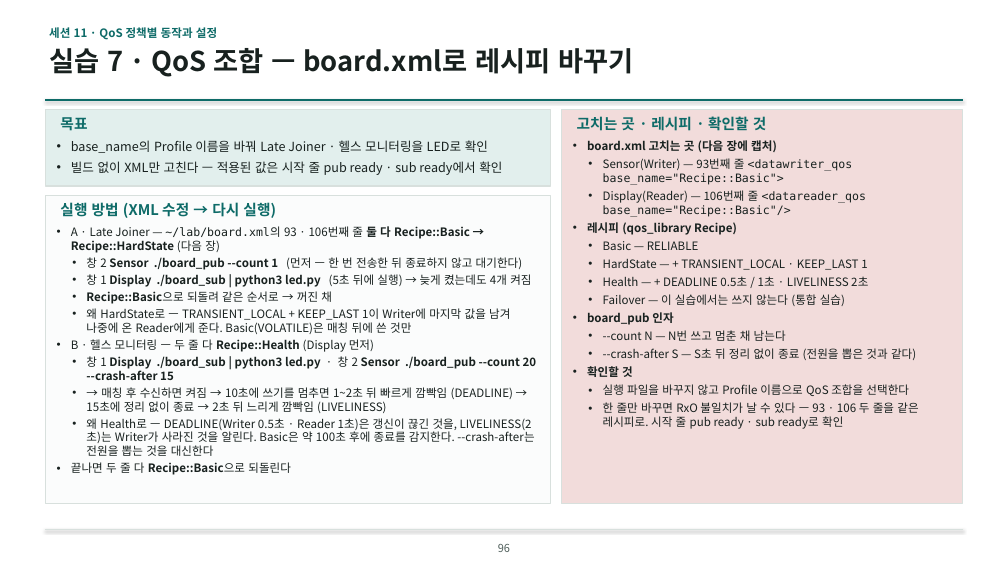
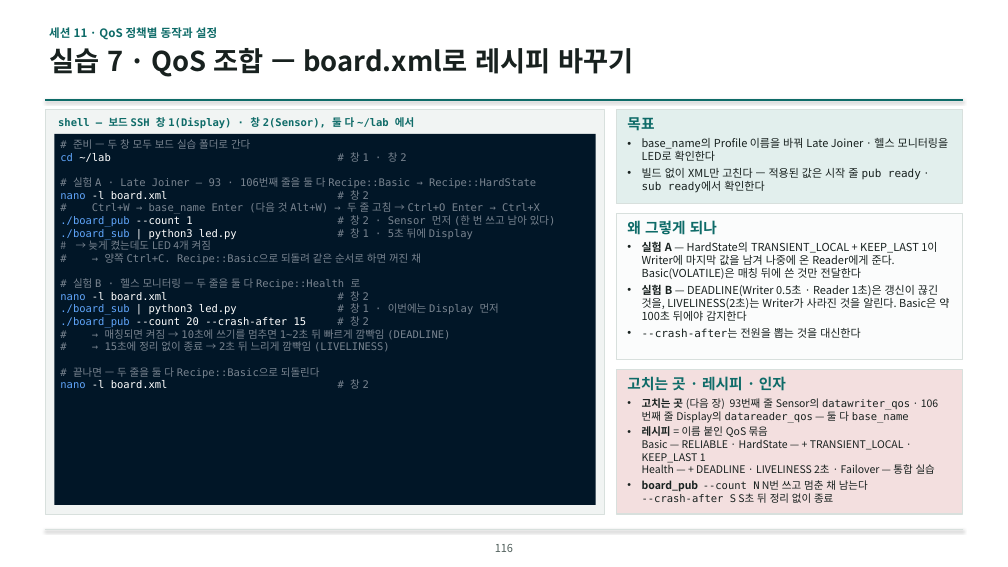
Before and after one commit to IntellectusCorp/int2DDS-lecture, a slide deck: slide 116 of int2dds-lecture-for-beginner.pptx (slide 96 before the commit). Drawn at 1008x567 pixels with LibreOffice and Linux fonts; fonts in the diff are those of the drawing; background and template pictures are left out. Boxes give left, top, right and bottom in pixels: in the first picture for what was removed or moved away, otherwise in the second. Text is boxed around its words. In the diff, an @@ line names an element or a change of style, - is before the commit and + after.

```diff
--- a/int2dds-lecture-for-beginner.pptx
+++ b/int2dds-lecture-for-beginner.pptx
@@ rectangle: place and size @@
-rectangle at (45, 196, 551, 504)
+rectangle at (45, 110, 605, 514)
@@ rectangle at (45, 110, 605, 514): fill #FBFCFC to #F1F4F3 @@
@@ rectangle removed at (45, 110, 551, 186) @@
@@ text added at (58, 115, 414, 129), 10 pt, text #0E6B68, bold @@
+shell — 보드 SSH 창 1(Display) · 창 2(Sensor), 둘 다 ~/lab 에서
@@ text removed at (60, 117, 87, 131) @@
-목표
@@ text removed at (577, 116, 767, 131) @@
-고치는 곳 · 레시피 · 확인할 것
@@ rectangle added at (616, 110, 963, 203), fill #E2EFED, outline #D8E0DD 1 pt @@
@@ text at (627, 117, 948, 193): text changed; size 12 to 10.5 pt @@
-• base_name의 Profile 이름을 바꿔 Late Joiner · 헬스 모니터링을 LED로 확인
-• 빌드 없이 XML만 고친다 — 적용된 값은 시작 줄 pub ready · sub ready에서 확인
+목표
+• base_name의 Profile 이름을 바꿔 Late Joiner · 헬스 모니터링을 LED로 확인한다
+• 빌드 없이 XML만 고친다 — 적용된 값은 시작 줄 pub ready · sub ready에서 확인한다
@@ rectangle added at (54, 134, 596, 505), fill #011627, 10 pt, text #78838F @@
+# 준비 — 두 창 모두 보드 실습 폴더로 간다
+cd ~/lab # 창 1 · 창 2
+# 실험 A · Late Joiner — 93 · 106번째 줄을 둘 다 Recipe::Basic → Recipe::HardState
+nano -l board.xml # 창 2
+# Ctrl+W → base_name Enter (다음 것 Alt+W) → 두 줄 고침 → Ctrl+O Enter → Ctrl+X
+./board_pub --count 1 # 창 2 · Sensor 먼저 (한 번 쓰고 남아 있다)
+./board_sub | python3 led.py # 창 1 · 5초 뒤에 Display
+# → 늦게 켰는데도 LED 4개 켜짐
+# → 양쪽 Ctrl+C. Recipe::Basic으로 되돌려 같은 순서로 하면 꺼진 채
+# 실험 B · 헬스 모니터링 — 두 줄을 둘 다 Recipe::Health 로
+nano -l board.xml # 창 2
+./board_sub | python3 led.py # 창 1 · 이번에는 Display 먼저
+./board_pub --count 20 --crash-after 15 # 창 2
+# → 매칭되면 켜짐 → 10초에 쓰기를 멈추면 1~2초 뒤 빠르게 깜빡임 (DEADLINE)
+# → 15초에 정리 없이 종료 → 2초 뒤 느리게 깜빡임 (LIVELINESS)
+# 끝나면 — 두 줄을 둘 다 Recipe::Basic으로 되돌린다
+nano -l board.xml # 창 2
@@ text removed at (60, 202, 276, 218) @@
-실행 방법 (XML 수정 → 다시 실행)
@@ text removed at (71, 226, 537, 475) @@
-• A · Late Joiner — ~/lab/board.xml의 93 · 106번째 줄 둘 다 Recipe::Basic → Recipe::HardState (다음 장)
-  • 창 2 Sensor ./board_pub --count 1 (먼저 — 한 번 전송한 뒤 종료하지 않고 대기한다)
-  • 창 1 Display ./board_sub | python3 led.py (5초 뒤에 실행) → 늦게 켰는데도 4개 켜짐
-  • Recipe::Basic으로 되돌려 같은 순서로 → 꺼진 채
-  • 왜 HardState로 — TRANSIENT_LOCAL + KEEP_LAST 1이 Writer에 마지막 값을 남겨 나중에 온 Reader에게 준다. Basic(VOLATILE)은 매칭 뒤에 쓴 것만
-• B · 헬스 모니터링 — 두 줄 다 Recipe::Health (Display 먼저)
-  • 창 1 Display ./board_sub | python3 led.py · 창 2 Sensor ./board_pub --count 20 --crash-after 15
-  • → 매칭 후 수신하면 켜짐 → 10초에 쓰기를 멈추면 1~2초 뒤 빠르게 깜빡임 (DEADLINE) → 15초에 정리 없이 종료 → 2초 뒤 느리게 깜빡임 (LIVELINESS)
-  • 왜 Health로 — DEADLINE(Writer 0.5초 · Reader 1초)은 갱신이 끊긴 것을, LIVELINESS(2초)는 Writer가 사라진 것을 알린다. Basic은 약 100초 후에 종료를 감지한다. --crash-after는 전원을 뽑는 것을 대신한다
-• 끝나면 두 줄 다 Recipe::Basic으로 되돌린다
@@ rectangle: place and size @@
-rectangle at (562, 110, 963, 504)
+rectangle at (616, 213, 963, 360)
@@ rectangle at (616, 213, 963, 360): fill #F2DCDB to #FBFCFC @@
@@ text added at (627, 220, 949, 338), 10.5 pt, text #18211F @@
+왜 그렇게 되나
+• 실험 A — HardState의 TRANSIENT_LOCAL + KEEP_LAST 1이 Writer에 마지막 값을 남겨 나중에 온 Reader에게 준다. Basic(VOLATILE)은 매칭 뒤에 쓴 것만 전달한다
+• 실험 B — DEADLINE(Writer 0.5초 · Reader 1초)은 갱신이 끊긴 것을, LIVELINESS(2초)는 Writer가 사라진 것을 알린다. Basic은 약 100초 뒤에야 감지한다
+• --crash-after는 전원을 뽑는 것을 대신한다
@@ rectangle added at (616, 370, 963, 514), fill #F3DFDF, outline #D8E0DD 1 pt @@
@@ text at (627, 376, 935, 503): text changed; size 11 to 10 pt @@
-• board.xml 고치는 곳 (다음 장에 캡처)
-  • Sensor(Writer) — 93번째 줄 <datawriter_qos base_name="Recipe::Basic">
-  • Display(Reader) — 106번째 줄 <datareader_qos base_name="Recipe::Basic"/>
-• 레시피 (qos_library Recipe)
-  • Basic — RELIABLE
-  • HardState — + TRANSIENT_LOCAL · KEEP_LAST 1
-  • Health — + DEADLINE 0.5초 / 1초 · LIVELINESS 2초
-  • Failover — 이 실습에서는 쓰지 않는다 (통합 실습)
-• board_pub 인자
-  • --count N — N번 쓰고 멈춘 채 남는다
-  • --crash-after S — S초 뒤 정리 없이 종료 (전원을 뽑은 것과 같다)
-• 확인할 것
-  • 실행 파일을 바꾸지 않고 Profile 이름으로 QoS 조합을 선택한다
-  • 한 줄만 바꾸면 RxO 불일치가 날 수 있다 — 93 · 106 두 줄을 같은 레시피로. 시작 줄 pub ready · sub ready로 확인
+고치는 곳 · 레시피 · 인자
+• 고치는 곳 (다음 장) 93번째 줄 Sensor의 datawriter_qos · 106번째 줄 Display의 datareader_qos — 둘 다 base_name
+• 레시피 = 이름 붙인 QoS 묶음
+  Basic — RELIABLE · HardState — + TRANSIENT_LOCAL · KEEP_LAST 1
+  Health — + DEADLINE · LIVELINESS 2초 · Failover — 통합 실습
+• board_pub --count N N번 쓰고 멈춘 채 남는다
+  --crash-after S S초 뒤 정리 없이 종료
@@ page number at (495, 544, 513, 552): text changed @@
-96
+116
```
Also in this commit, not shown: 66 other slides changed, 25 slides added, 4 slides removed.
